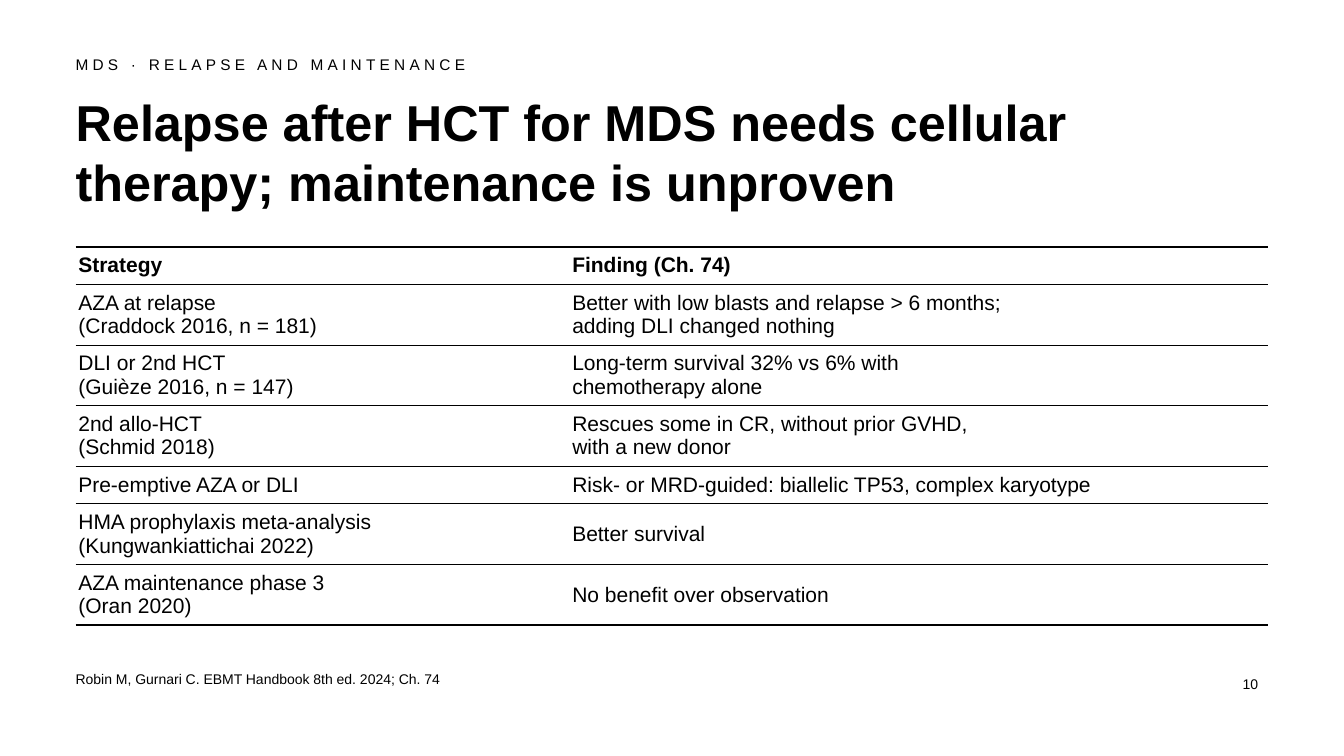
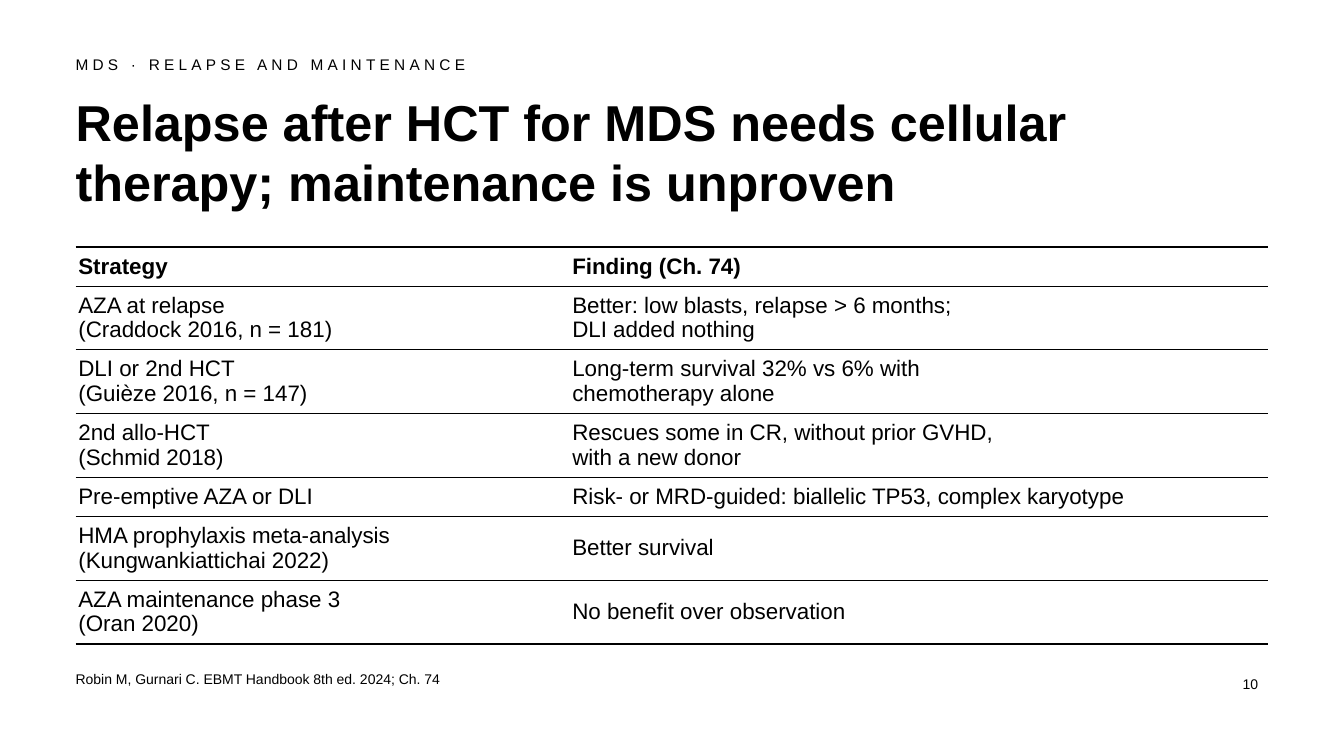
Before and after one commit to htlin222/ebmt-handbook-skill, a slide deck: slide 10 of slides/decks/s23-mds-mds-mpn.pptx. Drawn at 1344x756 pixels with LibreOffice and Linux fonts; fonts in the diff are those of the drawing. Boxes give left, top, right and bottom in pixels: in the first picture for what was removed or moved away, otherwise in the second. Text is boxed around its words. In the diff, an @@ line names an element or a change of style, - is before the commit and + after.

```diff
--- a/slides/decks/s23-mds-mds-mpn.pptx
+++ b/slides/decks/s23-mds-mds-mpn.pptx
@@ table at <box>76,247,1268,640</box> @@
-row 2, column 2: Better with low blasts and relapse > 6 months; / adding DLI changed nothing
+row 2, column 2: Better: low blasts, relapse > 6 months; / DLI added nothing
@@ size 15 to 16 pt in "Strategy", "Finding (Ch. 74)", "AZA at relapse", "(Craddock 2016, n = 181)" and 16 more places @@
```
Also in this commit, not shown: 11 other slides changed, 1 other file.
